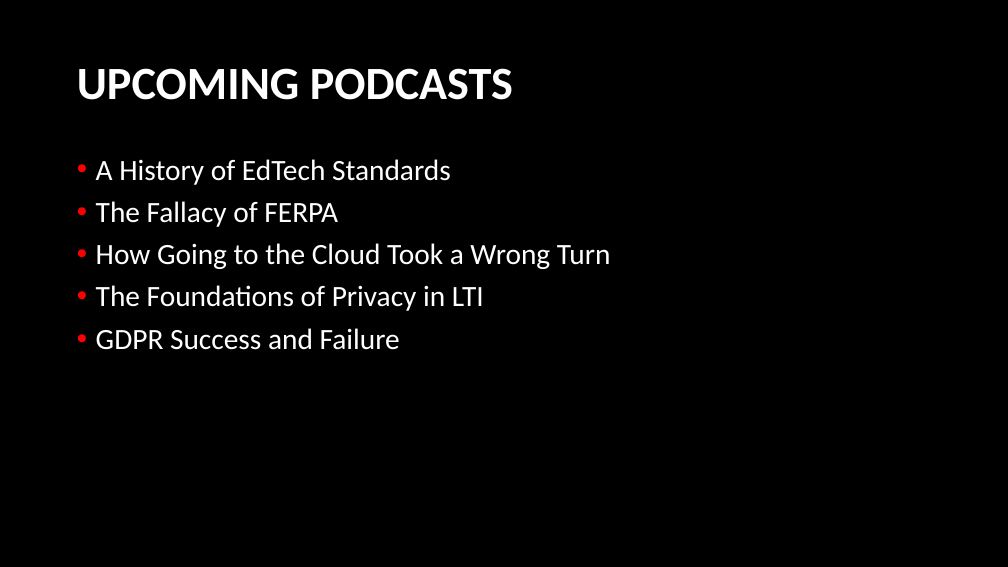
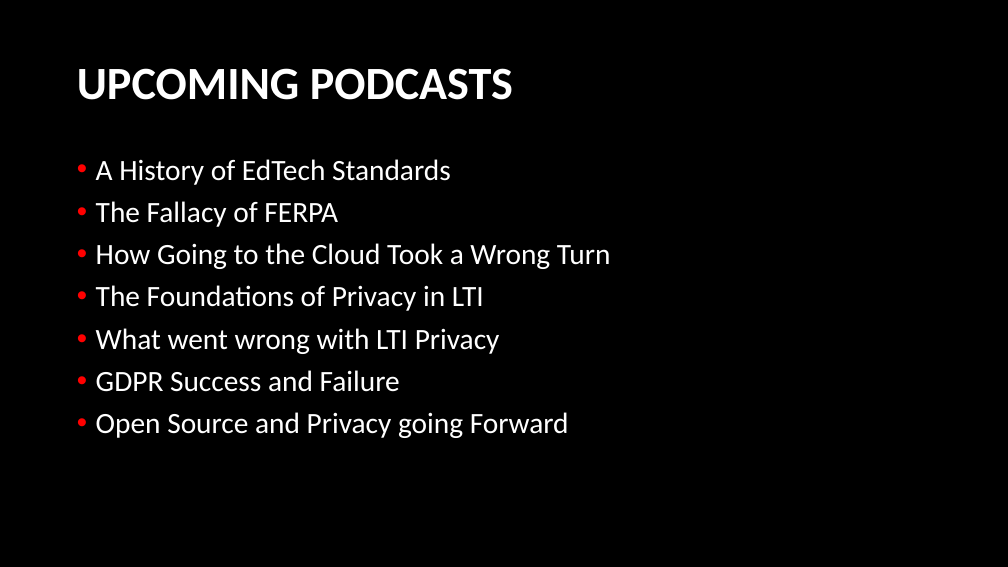
Before and after one commit to LearnerPrivacy/LearnerPrivacy.github.io, a slide deck: slide 3 of lectures/001-Overview.pptx (slide 4 before the commit). Drawn at 1008x567 pixels with LibreOffice and Linux fonts; fonts in the diff are those of the drawing; background and template pictures are left out. Boxes give left, top, right and bottom in pixels: in the first picture for what was removed or moved away, otherwise in the second. Text is boxed around its words. In the diff, an @@ line names an element or a change of style, - is before the commit and + after.

```diff
--- a/lectures/001-Overview.pptx
+++ b/lectures/001-Overview.pptx
@@ text at [96,328,500,354]: paragraph added @@
+• What went wrong with LTI Privacy
@@ text at [96,412,569,438]: paragraph added @@
+• Open Source and Privacy going Forward
```
Also in this commit, not shown: 4 other slides changed, 2 slides removed, 30 other files.
